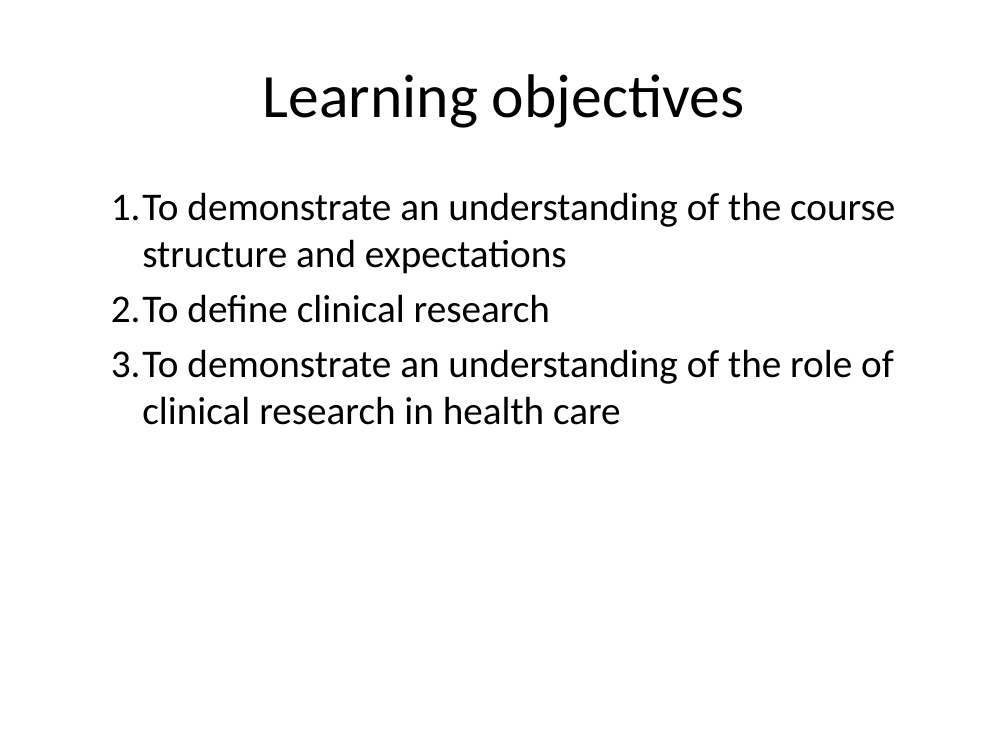
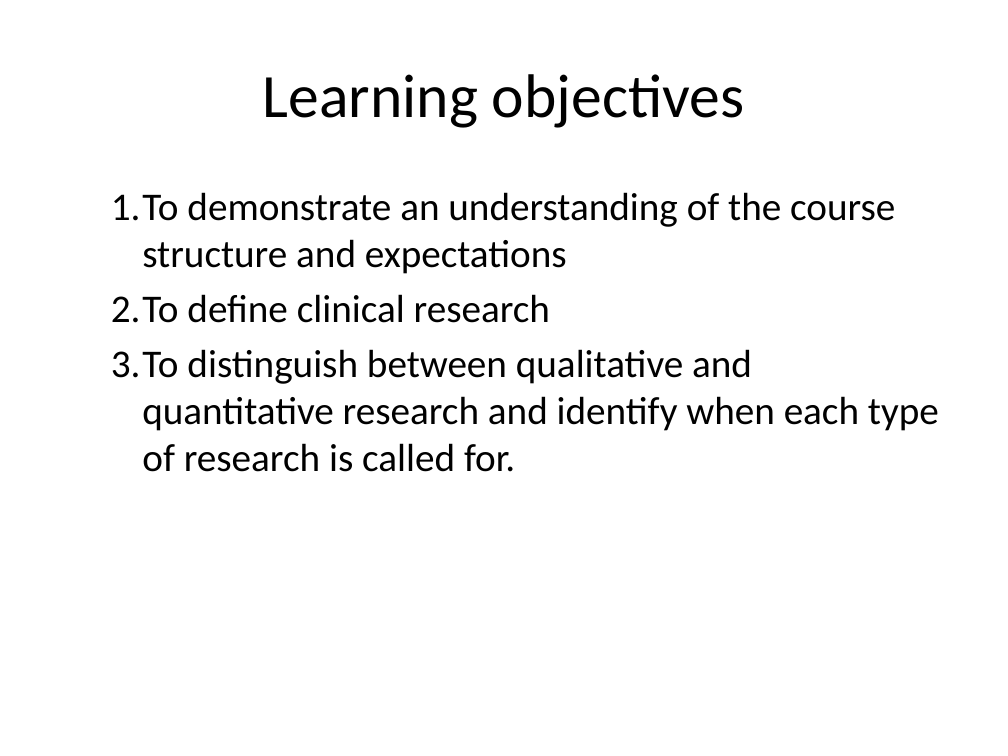
Before and after one commit to classes-medb/5510, a slide deck: slide 2 of doc/video-01-introduction.pptx. Drawn at 1008x756 pixels with LibreOffice and Linux fonts; fonts in the diff are those of the drawing. Boxes give left, top, right and bottom in pixels: in the first picture for what was removed or moved away, otherwise in the second. Text is boxed around its words. In the diff, an @@ line names an element or a change of style, - is before the commit and + after.

```diff
--- a/doc/video-01-introduction.pptx
+++ b/doc/video-01-introduction.pptx
@@ text at (x1=111, y1=349, x2=939, y2=472): text changed @@
-  3. To demonstrate an understanding of the role of clinical research in health care
+  3. To distinguish between qualitative and quantitative research and identify when each type of research is called for.
```
Also in this commit, not shown: 2 other slides changed, 2 slides added, 3 other files.
